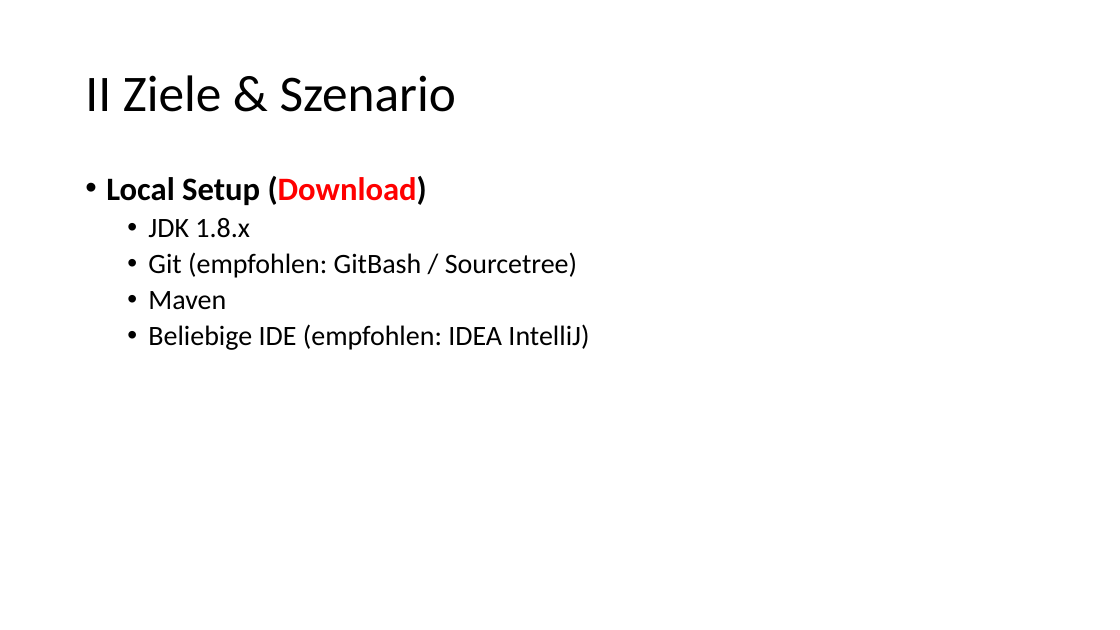
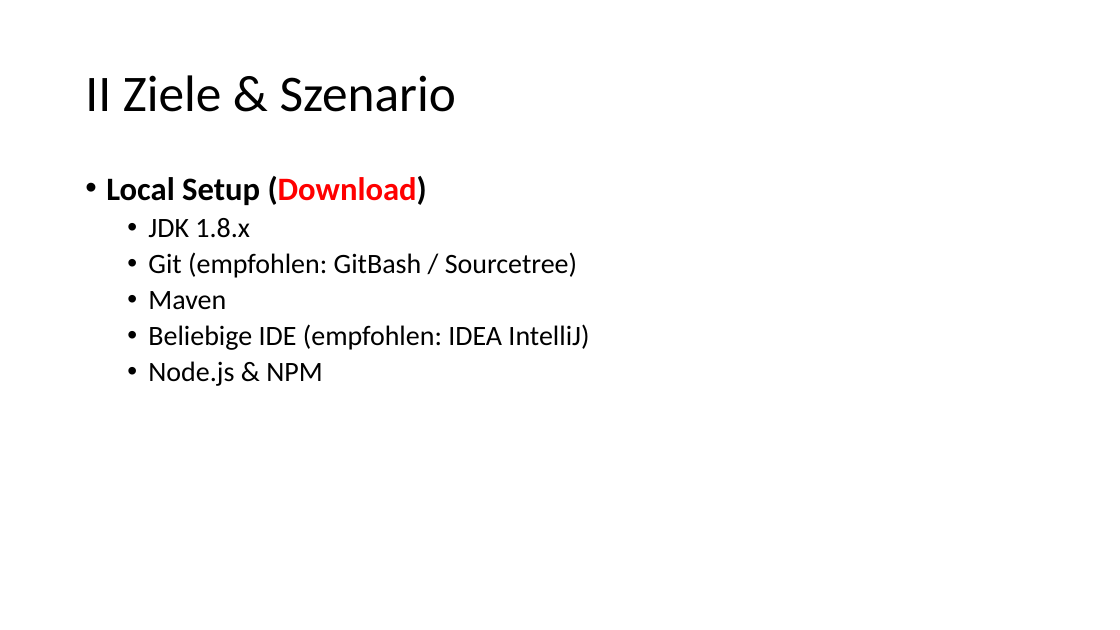
Before and after one commit to stefanil/EnergyManager, a slide deck: slide 11 of presentation.pptx. Drawn at 1120x630 pixels with LibreOffice and Linux fonts; fonts in the diff are those of the drawing. Boxes give left, top, right and bottom in pixels: in the first picture for what was removed or moved away, otherwise in the second. Text is boxed around its words. In the diff, an @@ line names an element or a change of style, - is before the commit and + after.

```diff
--- a/presentation.pptx
+++ b/presentation.pptx
@@ text at (x1=148, y1=361, x2=322, y2=386): paragraph added @@
+  • Node.js & NPM
```
Also in this commit, not shown: 4 other files.
